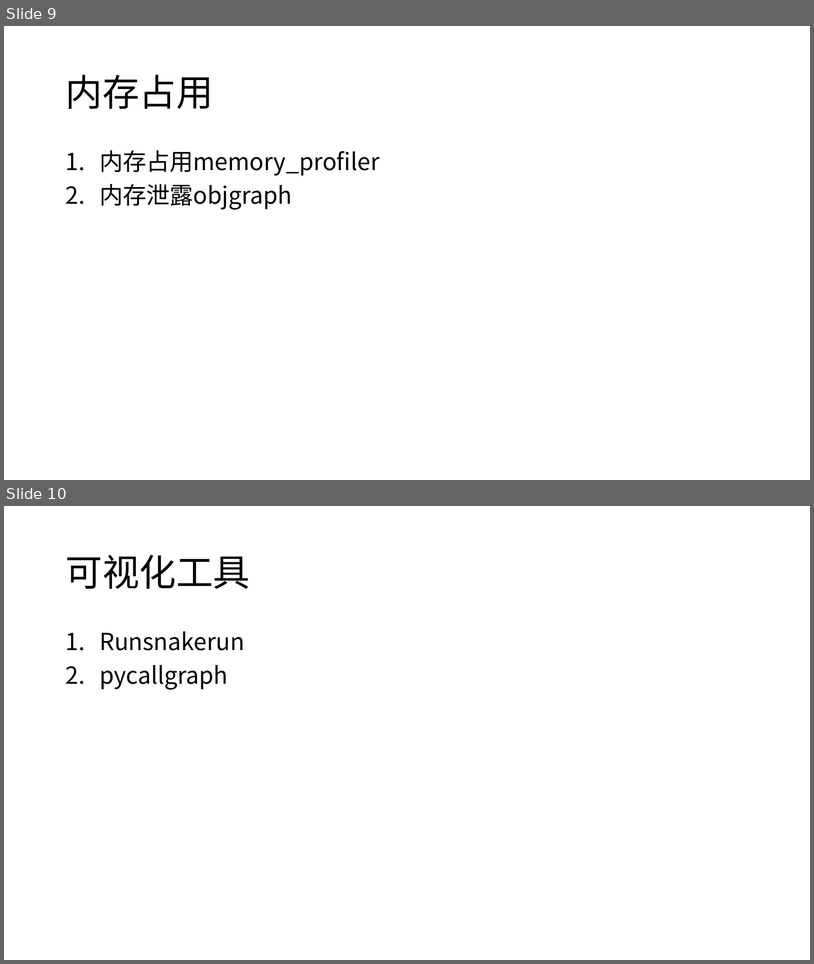
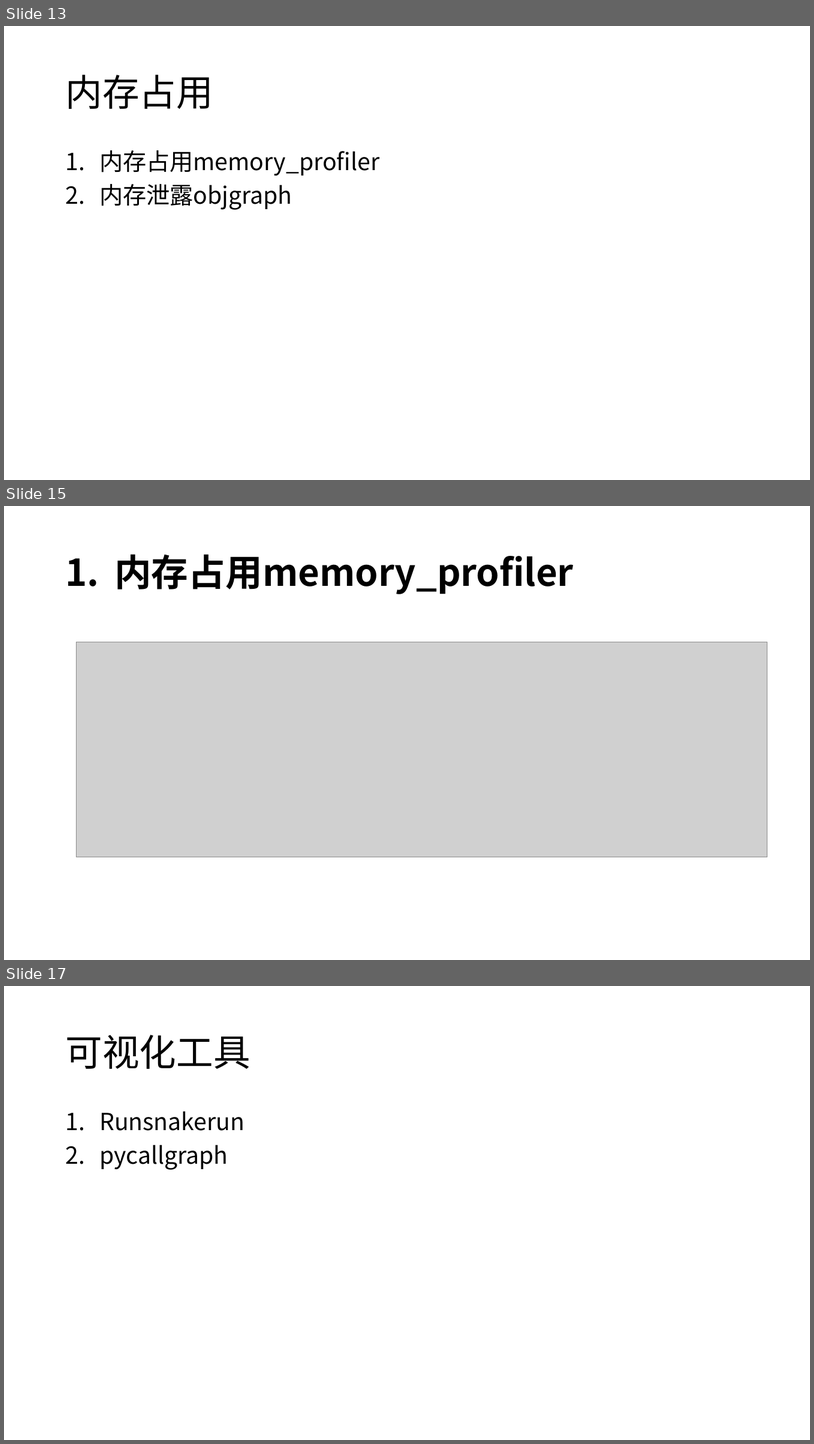
Before and after one commit to gaojiahua/python_PERF_OPT, a slide deck: Python性能分析.pptx. Shown one above the other, each under a label of ours: slides 9 and 10 before the commit, slides 13, 15 and 17 after it; the slides between them are not shown. The pictures are 814x964 and 814x1444 pixels, drawn with LibreOffice and Linux fonts; fonts in the diff are those of the drawing; grey boxes stand for pictures. Boxes give left, top, right and bottom in pixels: in the first picture for what was removed or moved away, otherwise in the second. Text is boxed around its words. In the diff, an @@ line names an element or a change of style, - is before the commit and + after.

```diff
--- a/Python性能分析.pptx
+++ b/Python性能分析.pptx
@@ slide 15 added at [4,506,810,960], background #FFFFFF @@
@@ title added at [114,554,573,594], 44 pt, text #000000, bold @@
+1. 内存占用memory_profiler
@@ picture added at [76,642,768,857] @@
@@ what was slide 9 is now slide 13 @@
@@ what was slide 10 is now slide 17 @@
```
Also in this commit, not shown: 4 slides changed, 6 other slides added, 6 other files.
